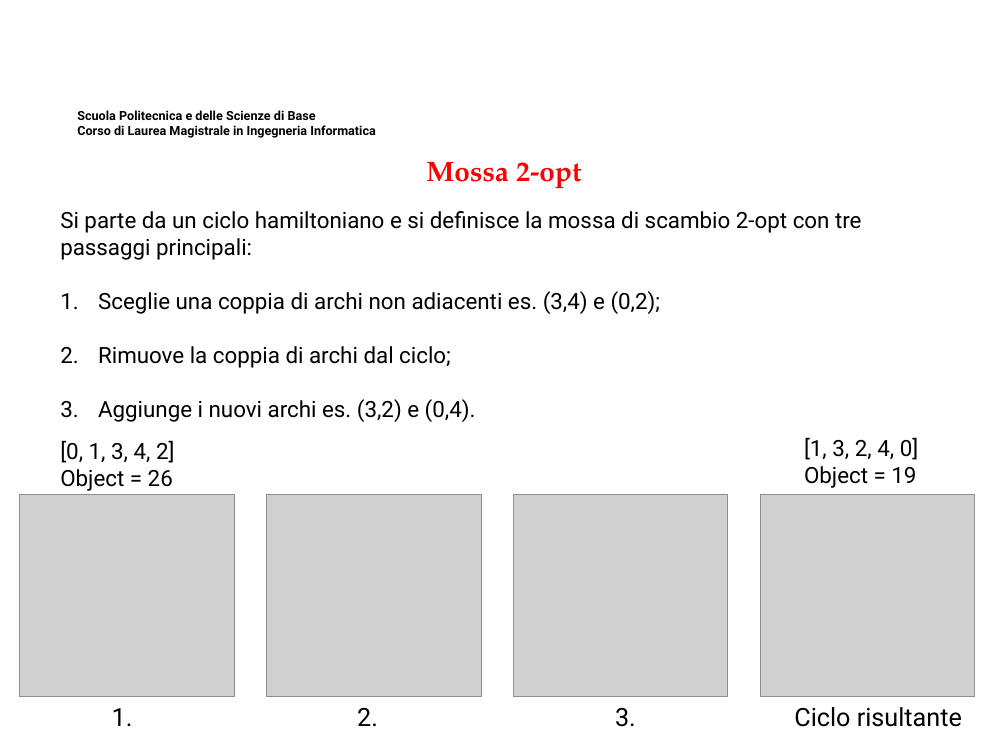
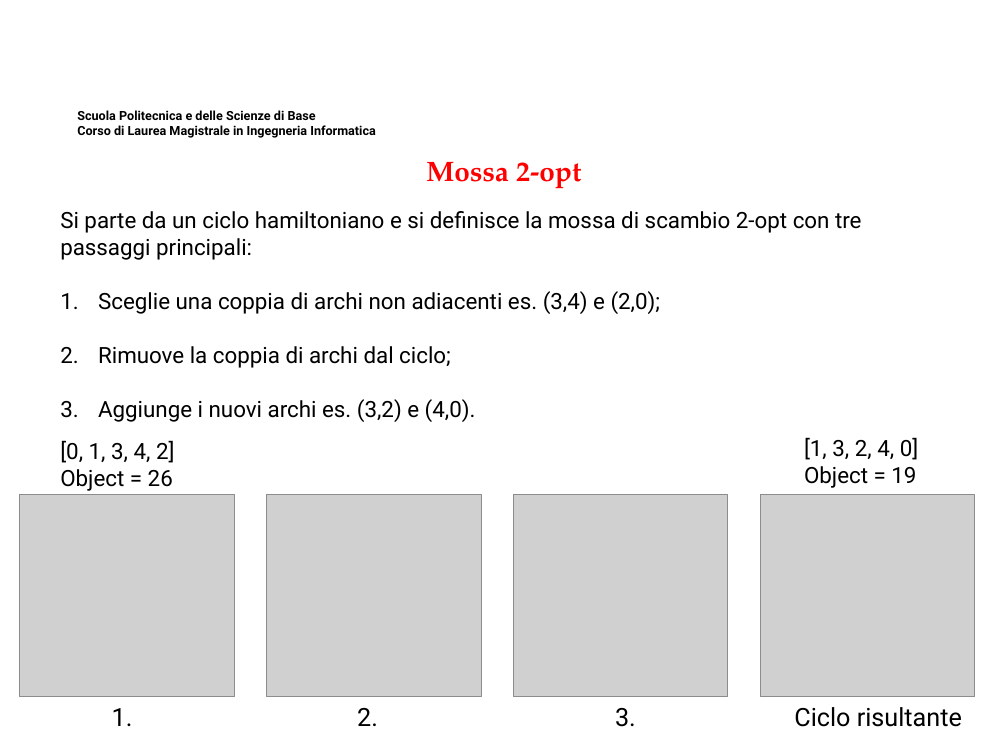
Before and after one commit to MicheleMaresca98/TSP-SimulatedAnnealing, a slide deck: slide 15 of Presentazione Elaborato Ricerca Operativa.pptx. Drawn at 1008x756 pixels with LibreOffice and Linux fonts; fonts in the diff are those of the drawing; grey boxes stand for pictures; background and template pictures are left out. Boxes give left, top, right and bottom in pixels: in the first picture for what was removed or moved away, otherwise in the second. Text is boxed around its words. In the diff, an @@ line names an element or a change of style, - is before the commit and + after.

```diff
--- a/Presentazione Elaborato Ricerca Operativa.pptx
+++ b/Presentazione Elaborato Ricerca Operativa.pptx
@@ text at bbox=[98, 291, 661, 314]: text changed @@
-1. Sceglie una coppia di archi non adiacenti es. (3,4) e (0,2);
+1. Sceglie una coppia di archi non adiacenti es. (3,4) e (2,0);
@@ text at bbox=[98, 399, 476, 422]: text changed @@
-3. Aggiunge i nuovi archi es. (3,2) e (0,4).
+3. Aggiunge i nuovi archi es. (3,2) e (4,0).
```
